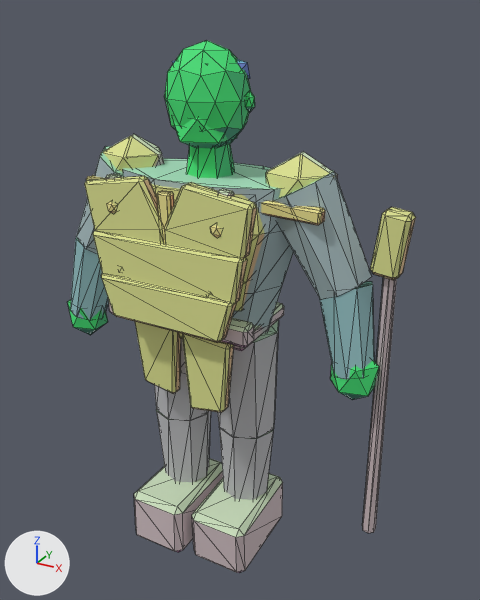
Renders of the glTF model assets/exports/npc/npc_guard_v01.glb from each side of a commit.
One viewpoint serves both versions: a camera (50 mm lens) standing at (1.23, -2.02, 2.12) and looking at (0.11, 0.01, 1.1). Arrows for +X, +Y and +Z are at lower left; the lights stay in place. The first picture is the older version. Mesh edges are drawn as thin lines. Vertices at exactly the same position are counted once.

Objects in the first picture: 'GEO_npc_guard_v01'.
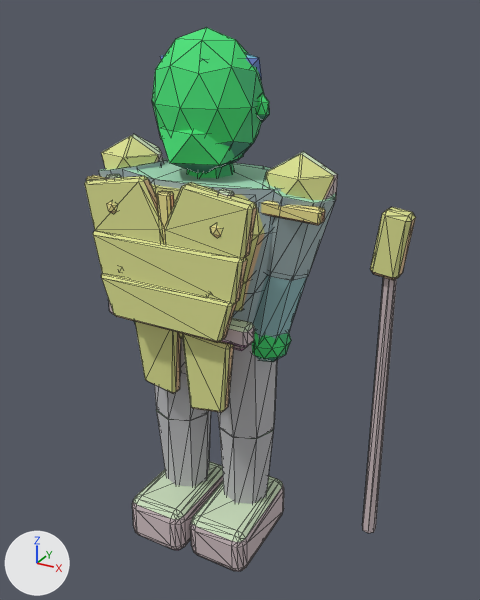
Pixel boxes (x1, y1, x2, y2) of what changed, in the pictures (480 x 600 px; the box of a moved part takes in the faces that stretch with it):
'GEO_npc_guard_v01', reshaped: before (68, 40, 416, 573); after (85, 27, 416, 571)
part 1 of me_geo_npc_guard_v01, moved or reshaped (not visible afterwards): before (70, 238, 109, 320)
part 2 of me_geo_npc_guard_v01, moved or reshaped: before (319, 281, 374, 379); after (253, 275, 307, 339)
part 3 of me_geo_npc_guard_v01, added (green): after (252, 331, 291, 362)
part 4 of me_geo_npc_guard_v01, added (green): after (152, 27, 265, 167)
part 5 of me_geo_npc_guard_v01, added (green): after (159, 127, 243, 173)
part 6 of me_geo_npc_guard_v01, added: after (257, 93, 270, 122)
part 7 of me_geo_npc_guard_v01, added: after (160, 53, 262, 79)
part 8 of me_geo_npc_guard_v01, rebuilt: before (134, 458, 223, 552); after (132, 461, 223, 550)
part 9 of me_geo_npc_guard_v01, rebuilt: before (192, 473, 283, 573); after (190, 476, 284, 571)
part 10 of me_geo_npc_guard_v01, rebuilt (24% narrower, 18% shorter): before (274, 170, 372, 300); after (262, 175, 336, 281)
part 11 of me_geo_npc_guard_v01, rebuilt: before (76, 146, 124, 254); after (98, 159, 167, 178)
part 12 of me_geo_npc_guard_v01, deleted: before (68, 40, 379, 400)
part 13 of me_geo_npc_guard_v01, moved or reshaped: before (186, 144, 235, 178); after (187, 163, 235, 178)

What the commit changed:
me_geo_npc_guard_v01 is used by ob_geo_npc_guard_v01; location (0.0, 0.0, 0.0).
Verts and faces of me_geo_npc_guard_v01; kept vertices keep their numbers, new ones are numbered from 904.
Before the commit, vertices of me_geo_npc_guard_v01: 806 (-0.07, 0.0, 1.7), 807 (-0.05, -0.05, 1.7), 808 (0.0, -0.07, 1.7), 809 (0.05, -0.05, 1.7), 810 (0.07, 0.0, 1.7).
Before the commit, vertices of me_geo_npc_guard_v01: 811 (0.05, 0.05, 1.7), 812 (0.0, 0.07, 1.7), 813 (-0.05, 0.05, 1.7).
me_geo_npc_guard_v01 had 904 vertices, 1632 faces and spanned x -0.68..0.74, y -0.34..0.2, z -0.01..2.02.
me_geo_npc_guard_v01 now has 1120 vertices, 2060 faces and spans x -0.48..0.74, y -0.34..0.2, z 0.0..2.06.
me_geo_npc_guard_v01 part 1: the loose piece of 16 vertices spanning x -0.67..-0.43, y -0.13..0.08, z 0.9..1.26 is turned -19.8 degrees about the y axis through its middle and scaled by 0.938, then moved by (0.29, 0.01, 0.04).
me_geo_npc_guard_v01 part 2: the loose piece of 16 vertices spanning x 0.43..0.67, y -0.11..0.11, z 0.92..1.27 is multiplied about its middle by the matrix ((0.87, 0.002, 0.337), (0.004, 0.933, -0.018), (-0.337, 0.018, 0.87)), then moved by (-0.29, 0.0, 0.04).
me_geo_npc_guard_v01 part 3: a new loose piece, an icosphere of 80 faces spanning x 0.16..0.34, y -0.11..0.05, z 0.9..1.08, in mat_mat_npc_indexed.
me_geo_npc_guard_v01 part 4: a new loose piece, an icosphere of 80 faces spanning x -0.2..0.2, y -0.18..0.16, z 1.59..2.06, in mat_mat_npc_indexed.
me_geo_npc_guard_v01 part 5: a new loose piece, an icosphere of 20 faces spanning x -0.15..0.15, y -0.19..0.08, z 1.58..1.81, in mat_mat_npc_indexed.
me_geo_npc_guard_v01 part 6: a new loose piece, an icosphere of 20 faces spanning x 0.179..0.231, y -0.024..0.016, z 1.771..1.865, in mat_mat_npc_indexed.
me_geo_npc_guard_v01 part 7: a new loose piece, an icosphere of 20 faces spanning x -0.18..0.18, y -0.13..0.16, z 1.85..2.02, in mat_mat_npc_indexed.
me_geo_npc_guard_v01 part 8: the loose piece of 24 vertices spanning x -0.26..-0.01, y -0.28..0.13, z -0.01..0.24 is rebuilt with 96 vertices and now spans x -0.27..-0.01, y -0.29..0.14, z 0.0..0.22.
me_geo_npc_guard_v01 part 9: the loose piece of 24 vertices spanning x 0.01..0.26, y -0.25..0.16, z -0.01..0.24 is rebuilt with 96 vertices and now spans x 0.01..0.27, y -0.26..0.17, z 0.0..0.22.
me_geo_npc_guard_v01 part 10: the loose piece of 16 vertices spanning x 0.23..0.61, y -0.13..0.13, z 1.19..1.63 is rebuilt with 16 vertices and now spans x 0.19..0.48, y -0.13..0.13, z 1.25..1.6.
me_geo_npc_guard_v01 part 11: the loose piece of 16 vertices spanning x -0.61..-0.23, y -0.13..0.13, z 1.19..1.63 is rebuilt with 16 vertices and now spans x -0.48..-0.19, y -0.13..0.13, z 1.25..1.6.
me_geo_npc_guard_v01 part 12: 7 loose pieces with 114 vertices, spanning x -0.68..0.68, y -0.14..0.13, z 0.81..2.02, are deleted.
Part 13, on me_geo_npc_guard_v01:
Vertices 806 to 813 move by (0.0, 0.0, -0.04).
Other edits to the shape of me_geo_npc_guard_v01 do not show in these pictures.
